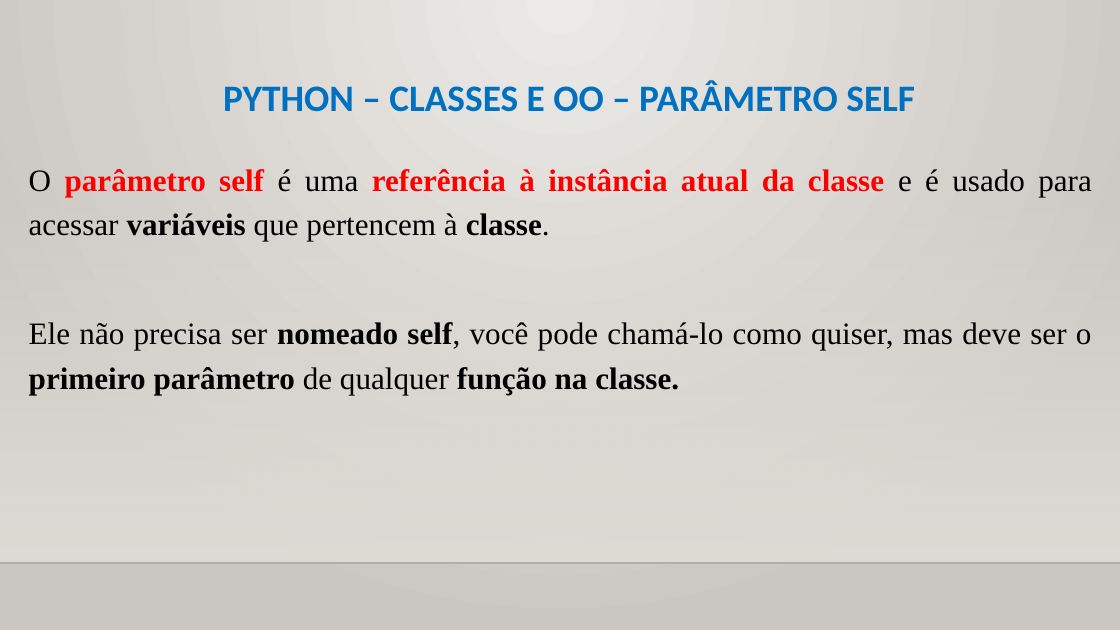
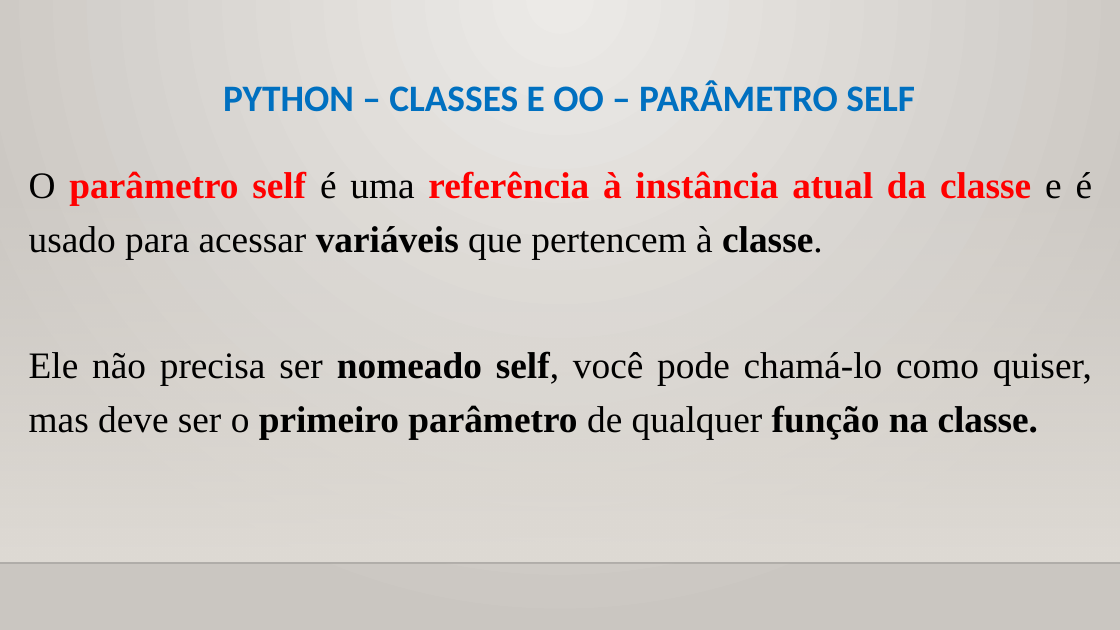
Before and after one commit to CloudEducationBrazil/WydenPythonParadigmas, a slide deck: slide 8 of 01 Classes/Aula 11 Programação Python - Classes - Orientação a Objetos.pptx (slide 9 before the commit). Drawn at 1120x630 pixels with LibreOffice and Linux fonts; fonts in the diff are those of the drawing; background and template pictures are left out. Boxes give left, top, right and bottom in pixels: in the first picture for what was removed or moved away, otherwise in the second. Text is boxed around its words. In the diff, an @@ line names an element or a change of style, - is before the commit and + after.

Commit message:
atualização slides de aulass 12Set2023

```diff
--- a/01 Classes/Aula 11 Programação Python - Classes - Orientação a Objetos.pptx
+++ b/01 Classes/Aula 11 Programação Python - Classes - Orientação a Objetos.pptx
@@ text "O parâmetro self é uma ..." at [29,171,1093,439]: size 20 to 24 pt @@
```
Also in this commit, not shown: 6 other slides changed.
